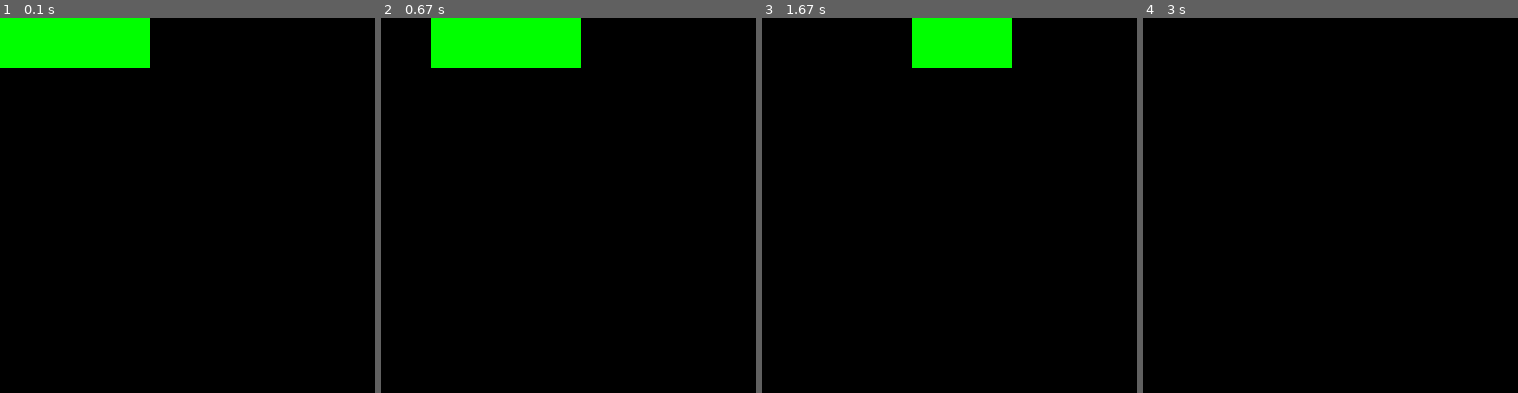
Above: before the commit, frames 1-4 (left to right).
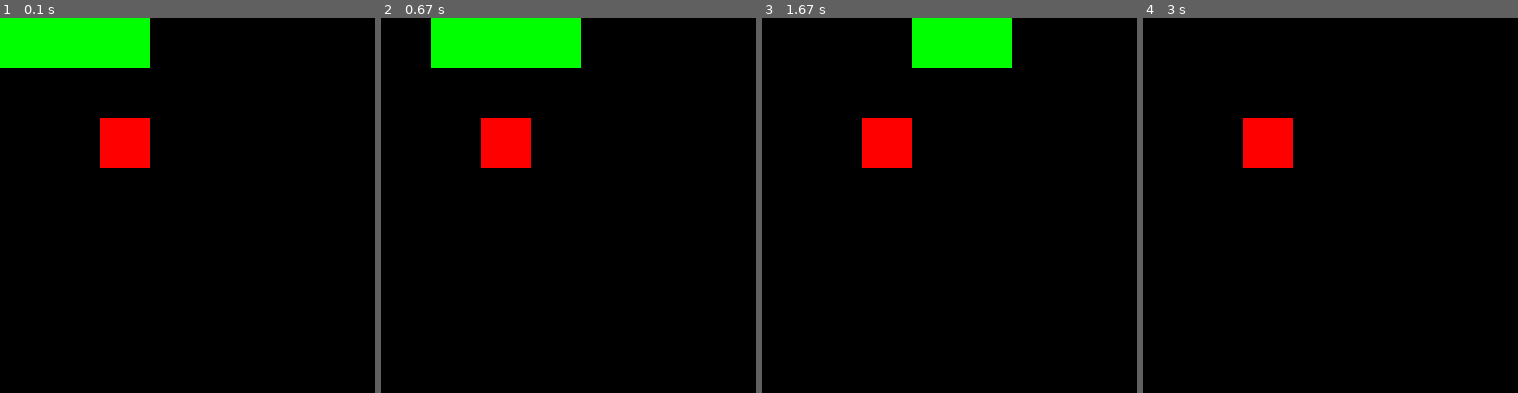
Above: after the commit, the same moments.

Repository: NorbertCode/PygameSnake
Game: pygame game, started from main.py
Two runs of this game, one before a commit and one after it. Both use one fixed random seed, a clock stepped at 60 frames per second and the inputs below.
Inputs:
- Up to frame 1 (0.1 s): no input
- Up to frame 2 (0.67 s): tap Enter at 0.33 s
- Up to frame 3 (1.67 s): hold Up 1.17-1.63 s
- Up to frame 4 (3 s): no input
The pictures show only the part of the screen within x 0-50%, y 0-50%; the shares and areas given below are measured in that part.

The runs differ from the first frame. In frame 1, 1.8% of the frame differs, in the area x 26-40%, y 26-40%; in frame 2, 1.8%; in frame 3, 1.8%; in frame 4, 1.8%.

Commit message:
point generation

Diff:
--- a/main.py
+++ b/main.py
@@ -1,14 +1,19 @@
 import pygame
+import random
 
 CELL_SIZE = 50
+AREA_WIDTH = 15
+AREA_HEIGHT = 15
 
 pygame.init()
-window = pygame.display.set_mode((CELL_SIZE * 15, CELL_SIZE * 15))
+window = pygame.display.set_mode((CELL_SIZE * AREA_WIDTH, CELL_SIZE * AREA_HEIGHT))
 
 direction = (1, 0)
 snake = [pygame.Rect((2 * CELL_SIZE, 0, CELL_SIZE, CELL_SIZE)),
          pygame.Rect((CELL_SIZE, 0, CELL_SIZE, CELL_SIZE)),
          pygame.Rect((0, 0, CELL_SIZE, CELL_SIZE))]
+
+point = pygame.Rect((random.randint(0, AREA_WIDTH - 1) * CELL_SIZE, random.randint(0, AREA_HEIGHT - 1) * CELL_SIZE, CELL_SIZE, CELL_SIZE))
 
 clock = pygame.time.Clock()
 timePerTick = 500 # milliseconds, so 0.5 second
@@ -39,9 +44,18 @@
                 direction = toBeDirection
 
     if timeSinceTick >= timePerTick:
+        collectedPoint = False
+        if snake[0].colliderect(point):
+            snake.insert(1, pygame.Rect((snake[1].x, snake[1].y, CELL_SIZE, CELL_SIZE))) #? just insert a copy of snake[1]?
+            point = pygame.Rect((random.randint(0, AREA_WIDTH) * CELL_SIZE, random.randint(0, AREA_HEIGHT) * CELL_SIZE, CELL_SIZE, CELL_SIZE))
+            collectedPoint = True
+
         for i in reversed(range(1, len(snake))):
-            snake[i].x = snake[i - 1].x
-            snake[i].y = snake[i - 1].y
+            #! change this
+            # currently it just doesn't move cells beside the heading two
+            if not collectedPoint or i < len(snake) - 2:
+                snake[i].x = snake[i - 1].x
+                snake[i].y = snake[i - 1].y
 
         snake[0].move_ip(direction[0] * CELL_SIZE, direction[1] * CELL_SIZE)
 
@@ -50,6 +64,7 @@
     timeSinceTick += clock.tick()
 
     # --- Drawing ---
+    pygame.draw.rect(window, (255, 0, 0), point)
     for cell in snake:
         pygame.draw.rect(window, (0, 255, 0), cell)
 
